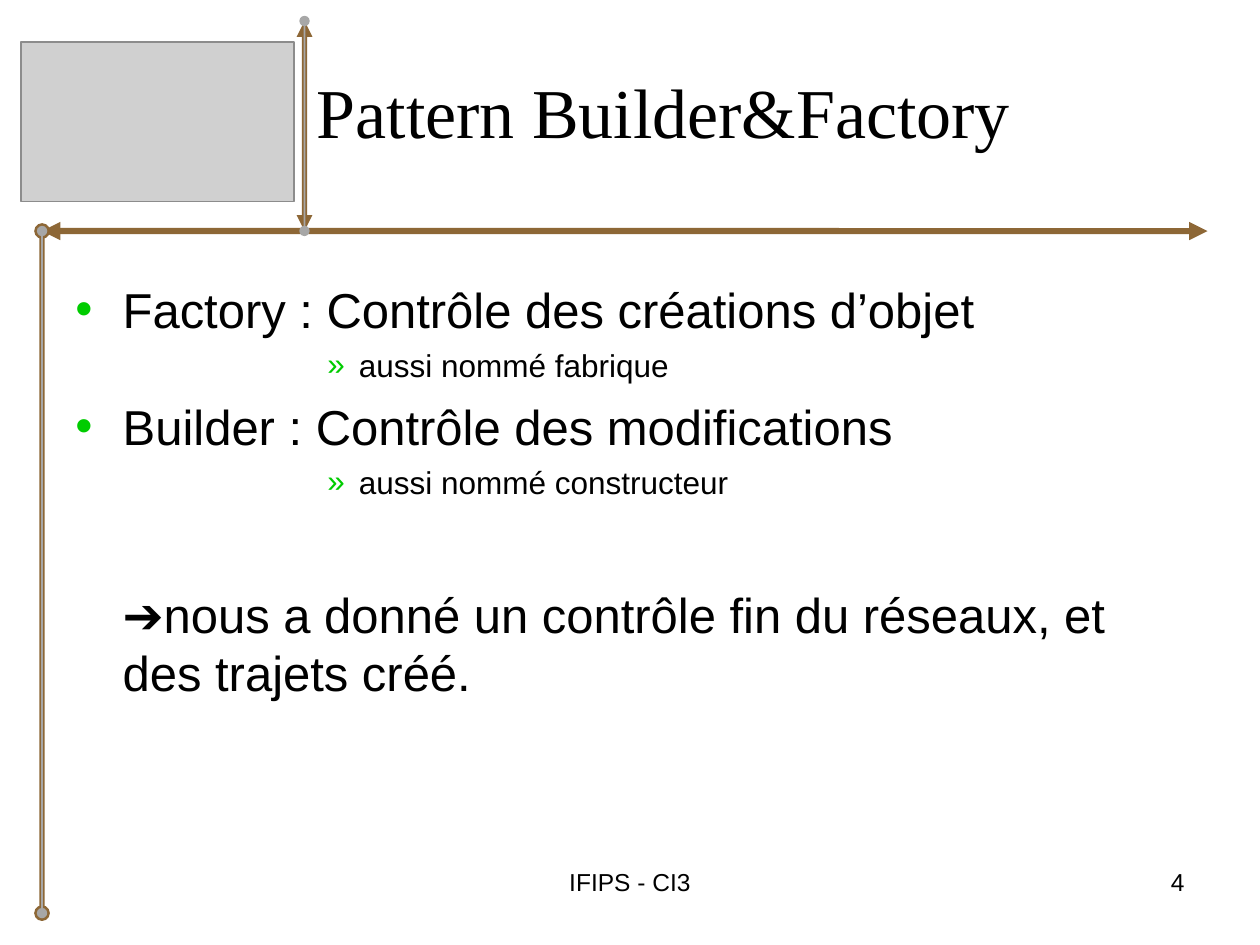
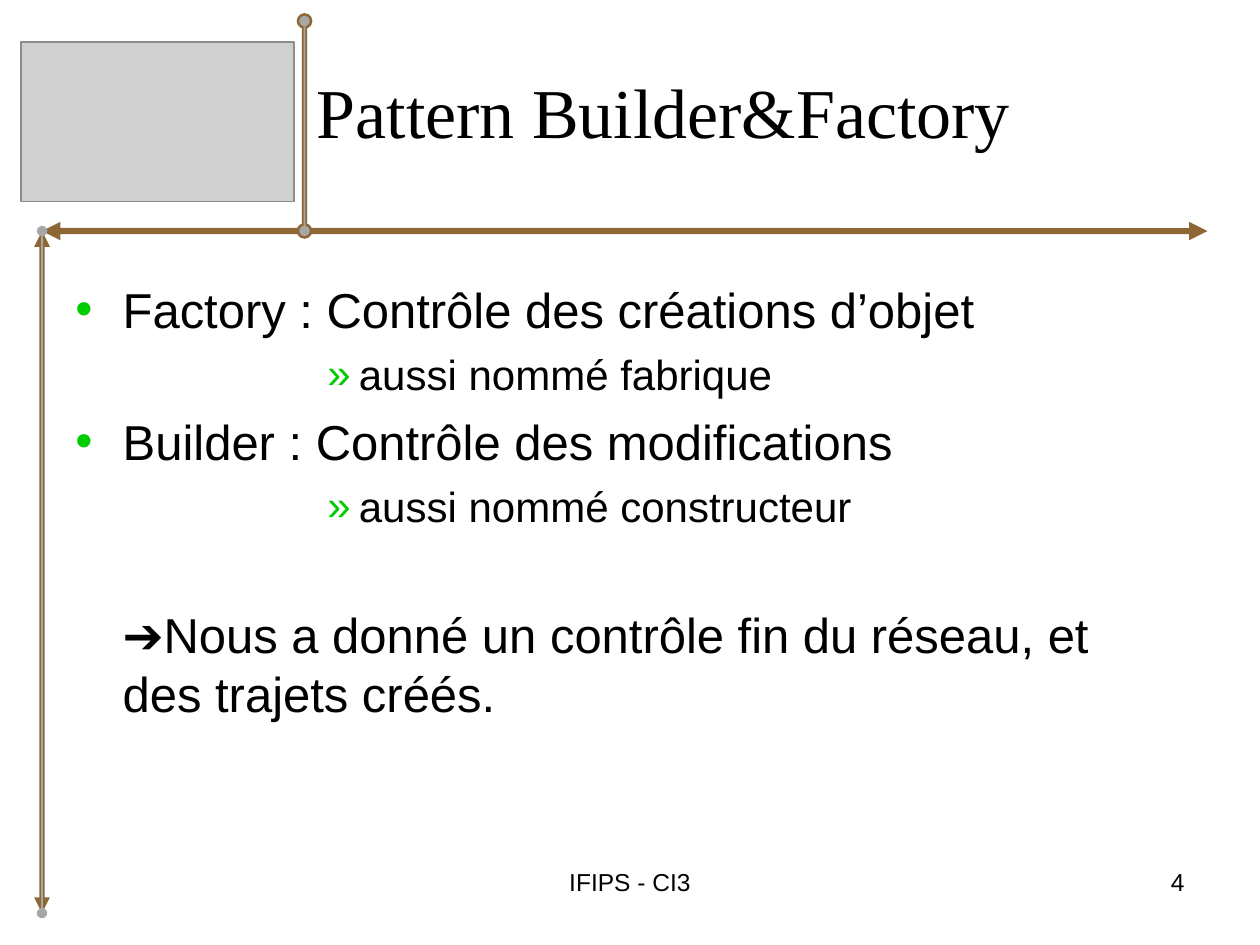
Before and after one commit to bryan-brancotte/projetgl-2008, a slide deck: slide 4 of doc/Soutenance/iGo_Soutenance_Bryan.ppt. Drawn at 1260x945 pixels with LibreOffice and Linux fonts; fonts in the diff are those of the drawing; grey boxes stand for pictures. Boxes give left, top, right and bottom in pixels: in the first picture for what was removed or moved away, otherwise in the second. Text is boxed around its words. In the diff, an @@ line names an element or a change of style, - is before the commit and + after.

```diff
--- a/doc/Soutenance/iGo_Soutenance_Bryan.ppt
+++ b/doc/Soutenance/iGo_Soutenance_Bryan.ppt
@@ double arrow (305, 231) - (305, 21): arrowheads changed @@
@@ double arrow (42, 914) - (42, 231): arrowheads changed @@
@@ text at (359,359,851,523): size 18 to 24 pt in "aussi nommé fabrique", "aussi nommé constructeur"; more space between paragraphs @@
@@ text at (123,617,1089,722): text changed @@
-➔nous a donné un contrôle fin du réseaux, et des trajets créé.
+➔Nous a donné un contrôle fin du réseau, et des trajets créés.
```
Also in this commit, not shown: 9 other slides changed.
